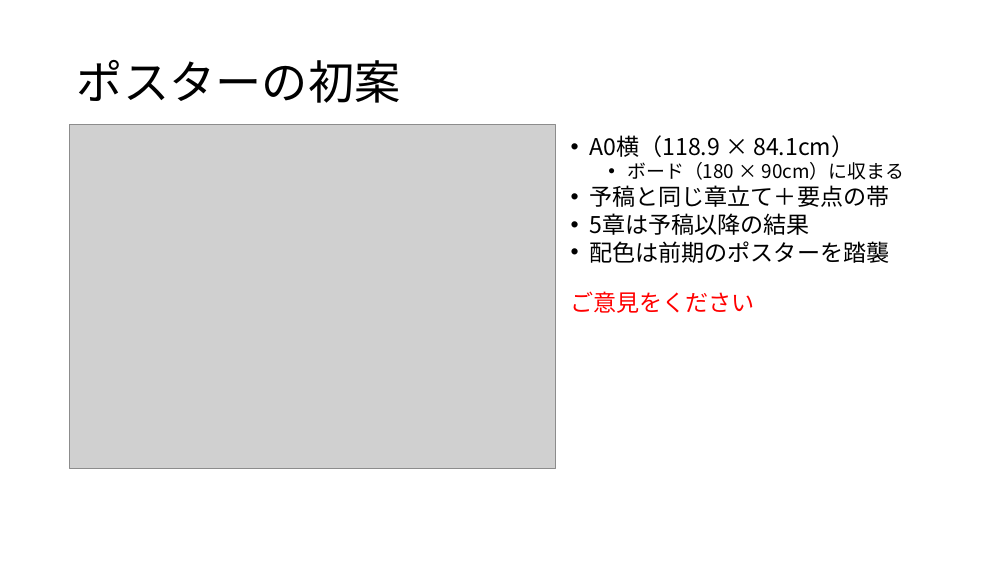
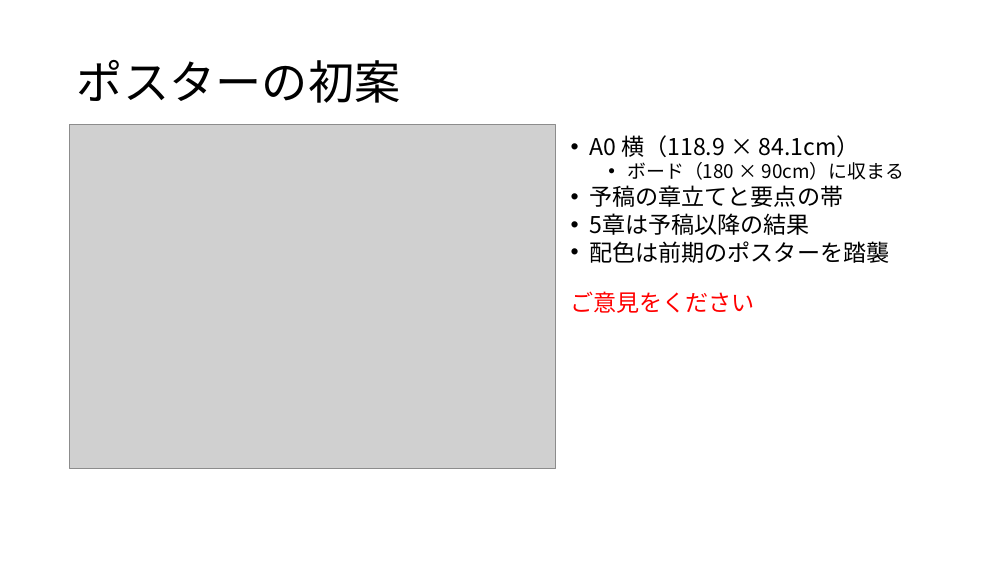
Before and after one commit to tomoking2004/cotar, a slide deck: slide 15 of presentations/20261030_進捗報告.pptx. Drawn at 1008x567 pixels with LibreOffice and Linux fonts; fonts in the diff are those of the drawing; grey boxes stand for pictures. Boxes give left, top, right and bottom in pixels: in the first picture for what was removed or moved away, otherwise in the second. Text is boxed around its words. In the diff, an @@ line names an element or a change of style, - is before the commit and + after.

```diff
--- a/presentations/20261030_進捗報告.pptx
+++ b/presentations/20261030_進捗報告.pptx
@@ text at (x1=590, y1=135, x2=860, y2=157): spaces changed @@
-• A0横（118.9 × 84.1cm）
+• A0 横（118.9 × 84.1cm）
@@ text at (x1=590, y1=185, x2=844, y2=207): text changed @@
-• 予稿と同じ章立て＋要点の帯
+• 予稿の章立てと要点の帯
```
Also in this commit, not shown: 14 other slides changed, 1 other file.
